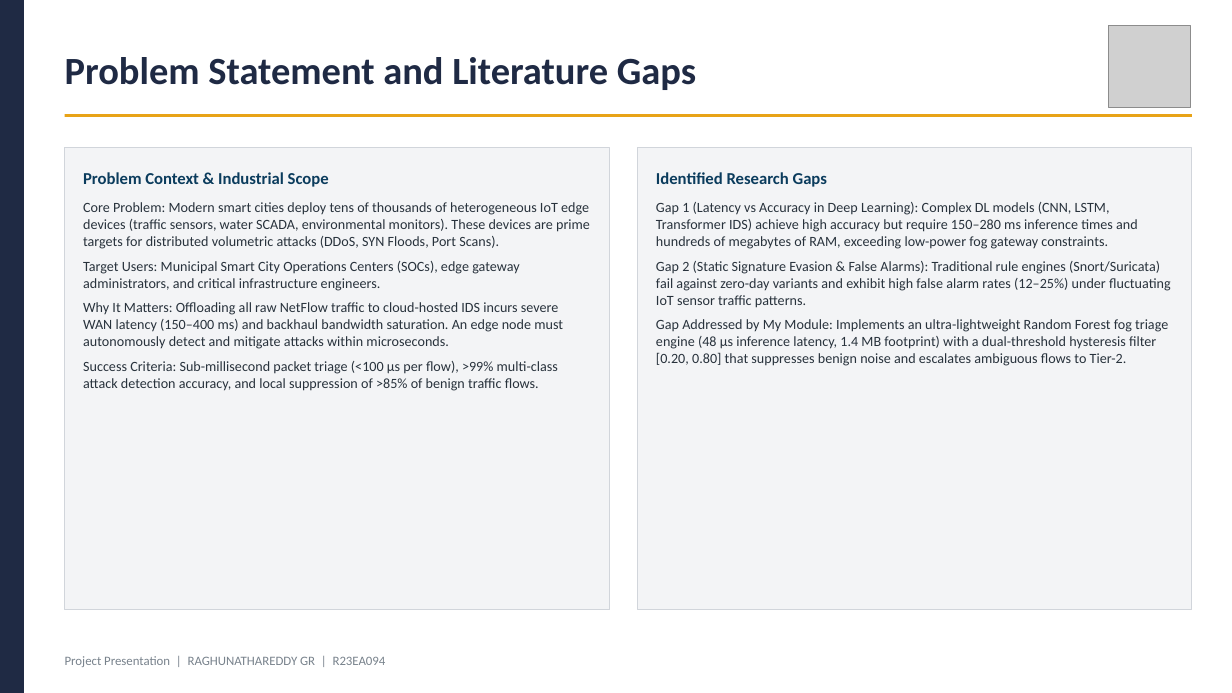
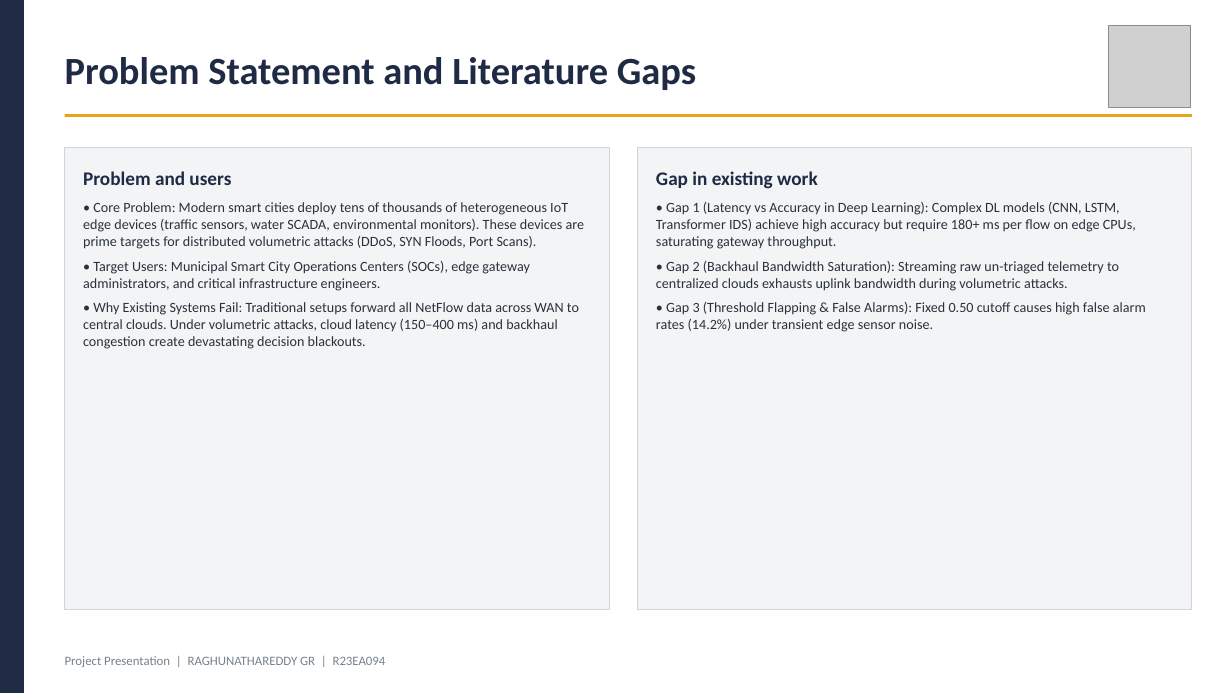
Before and after one commit to Raghunath2604/RIO_PROJECT-SMART_CITY-, a slide deck: slide 2 of docs/Project_Presentation_R23EA094.pptx. Drawn at 1232x693 pixels with LibreOffice and Linux fonts; fonts in the diff are those of the drawing; grey boxes stand for pictures. Boxes give left, top, right and bottom in pixels: in the first picture for what was removed or moved away, otherwise in the second. Text is boxed around its words. In the diff, an @@ line names an element or a change of style, - is before the commit and + after.

Commit message:
style: finalize professional layout, zero template leftovers, inline diagram placement, and clean master build scripts

```diff
--- a/docs/Project_Presentation_R23EA094.pptx
+++ b/docs/Project_Presentation_R23EA094.pptx
@@ text at (x1=83, y1=171, x2=231, y2=185): text changed; size 13 to 15 pt; text colour #0B3C5D to #1F2A44 @@
-Problem Context & Industrial Scope
+Problem and users
@@ text at (x1=656, y1=171, x2=818, y2=189): text changed; size 13 to 15 pt; text colour #0B3C5D to #1F2A44 @@
-Identified Research Gaps
+Gap in existing work
@@ text at (x1=83, y1=202, x2=585, y2=349): text changed @@
-Core Problem: Modern smart cities deploy tens of thousands of heterogeneous IoT edge devices (traffic sensors, water SCADA, environmental monitors). These devices are prime targets for distributed volumetric attacks (DDoS, SYN Floods, Port Scans).
-Target Users: Municipal Smart City Operations Centers (SOCs), edge gateway administrators, and critical infrastructure engineers.
-Why It Matters: Offloading all raw NetFlow traffic to cloud-hosted IDS incurs severe WAN latency (150–400 ms) and backhaul bandwidth saturation. An edge node must autonomously detect and mitigate attacks within microseconds.
-Success Criteria: Sub-millisecond packet triage (<100 μs per flow), >99% multi-class attack detection accuracy, and local suppression of >85% of benign traffic flows.
+• Core Problem: Modern smart cities deploy tens of thousands of heterogeneous IoT edge devices (traffic sensors, water SCADA, environmental monitors). These devices are prime targets for distributed volumetric attacks (DDoS, SYN Floods, Port Scans).
+• Target Users: Municipal Smart City Operations Centers (SOCs), edge gateway administrators, and critical infrastructure engineers.
+• Why Existing Systems Fail: Traditional setups forward all NetFlow data across WAN to central clouds. Under volumetric attacks, cloud latency (150–400 ms) and backhaul congestion create devastating decision blackouts.
@@ text at (x1=656, y1=202, x2=1146, y2=332): text changed @@
-Gap 1 (Latency vs Accuracy in Deep Learning): Complex DL models (CNN, LSTM, Transformer IDS) achieve high accuracy but require 150–280 ms inference times and hundreds of megabytes of RAM, exceeding low-power fog gateway constraints.
-Gap 2 (Static Signature Evasion & False Alarms): Traditional rule engines (Snort/Suricata) fail against zero-day variants and exhibit high false alarm rates (12–25%) under fluctuating IoT sensor traffic patterns.
-Gap Addressed by My Module: Implements an ultra-lightweight Random Forest fog triage engine (48 μs inference latency, 1.4 MB footprint) with a dual-threshold hysteresis filter [0.20, 0.80] that suppresses benign noise and escalates ambiguous flows to Tier-2.
+• Gap 1 (Latency vs Accuracy in Deep Learning): Complex DL models (CNN, LSTM, Transformer IDS) achieve high accuracy but require 180+ ms per flow on edge CPUs, saturating gateway throughput.
+• Gap 2 (Backhaul Bandwidth Saturation): Streaming raw un-triaged telemetry to centralized clouds exhausts uplink bandwidth during volumetric attacks.
+• Gap 3 (Threshold Flapping & False Alarms): Fixed 0.50 cutoff causes high false alarm rates (14.2%) under transient edge sensor noise.
```
Also in this commit, not shown: 11 other slides changed, 19 other files.
